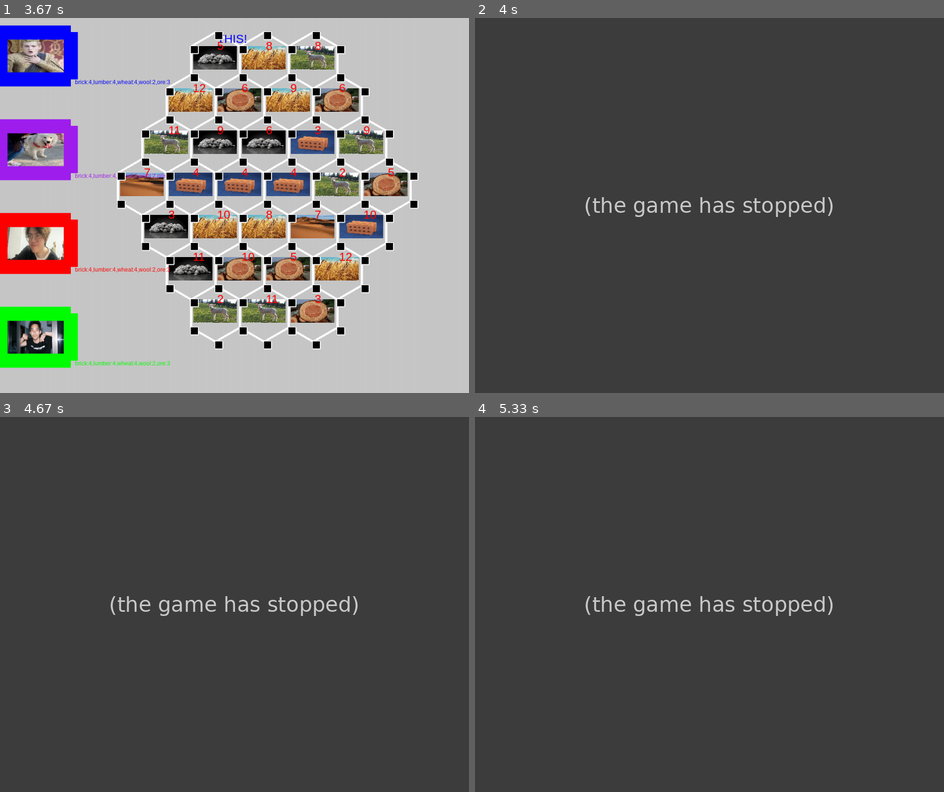
Above: before the commit, frames 1-4 (two rows, left to right).
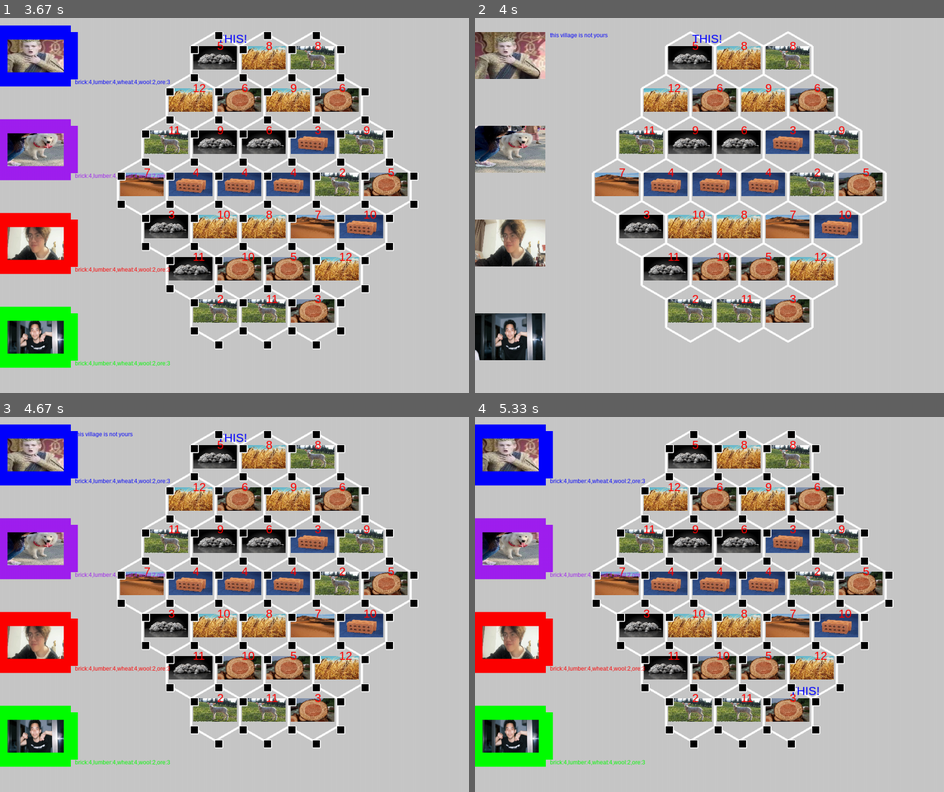
Above: after the commit, the same moments.

Repository: HAOzj/Practices-Python
Game: pygame game, started from pygame/catan/main.py
Same seed, same stepped clock (60 frames per second), same inputs: the game is played once before the commit and once after it.
Inputs:
- Up to frame 1 (3.67 s): hold Up 0.83-1.3 s; hold Right 1.33-1.8 s; hold Left 1.83-2.37 s; hold Down 2.4-3 s; tap F4 at 3.03 s
- Up to frame 2 (4 s): tap B at 3.77 s
- Up to frame 3 (4.67 s): hold Left 4.1-4.5 s; hold Up from 4.53 s (still down)
- Up to frame 4 (5.33 s): release Up at 4.9 s; hold Right from 4.93 s (still down)

Frame 1 is identical in both runs. In frame 2, 97% of the frame differs, in the area x 0-100%, y 0-100%; in frame 3, 98%; in frame 4, 98%.
Error before the commit: KeyError: <Vertex Sprite(in 1 groups)> (main.py line 189); the game stopped at 3.77 s (later frames are placeholders)

Commit message:
add comment; implement barter; demolition-related fixed

Diff:
--- a/pygame/catan/main.py
+++ b/pygame/catan/main.py
@@ -25,7 +25,14 @@
 
 
 def init_resource(hexs, color2player):
-    """玩家选择初始位置后获取初始资源"""
+    """玩家选择初始位置后获取初始资源
+
+    只有大城才能获取
+
+    Args:
+        hexs: 所有的资源tile
+        color2player: 颜色和玩家的映射
+    """
     for tile in hexs:
         resource = tile.res
         for vertex in [vertex for vertex in tile.vertices if vertex.color in color2player]:
@@ -157,8 +164,8 @@
     """升级村庄
 
     Args:
-        player:
-        tile:
+        player: 当前玩家
+        tile: 当前tile
         j: 角在tile的序号，从1开始
     """
     village = tile.vertices[j - 1]
@@ -177,16 +184,22 @@
 
 
 def demolish_road(player: Player, tile: Hexagon, j: int):
+    """拆除道路"""
     road = tile.edges[j - 1]
     player.demolish_road(road=road, color=Hexagon.INIT_COLOR)
     sleep(0.5)
 
 
 def demolish_village(player: Player, tile: Hexagon, j: int):
+    """拆除建筑，可以是小城亦可以是大城
+
+    Args:
+        player: 当前玩家
+        tile:
+        j: 角在tile的序号，从1开始
+    """
     village = tile.vertices[j - 1]
     player.demolish_village(village=village, color=Hexagon.INIT_COLOR)
-    player.point -= 1
-    player.huts.remove(village)
     sleep(0.5)
 
 
@@ -212,7 +225,7 @@
 def main():
     # 初始化游戏
     pygame.init()
-    pygame.mixer.init()
+    # pygame.mixer.init()
     # 创建游戏窗口
     screen = pygame.display.set_mode((WIDTH, HEIGHT))
 
@@ -334,6 +347,9 @@
                 player.pick_resource(tiles[i])
             elif keys[pygame.K_m]:  # 使用垄断卡
                 monopolize(player, players, tiles[i])
+            elif keys[pygame.K_F4]:
+                player.barter(tiles[i].res)
+                sleep(0.5)
 
             for jugador in players:
                 jugador.show_card()
--- a/pygame/catan/player.py
+++ b/pygame/catan/player.py
@@ -126,12 +126,22 @@
         return self.consume_resource(self.UPGRADE)
 
     def demolish_village(self, village, color):
+        """拆除村庄
+
+        归还资源，减少分数
+        """
         if village.color == self.color:
+            self.point -= village.level
+
+            # 归还资源
             for res in self.VILLAGE:
                 self + res
             if village.level == 2:
                 for res in self.UPGRADE:
                     self + res
+                self.towns.remove(village)
+            else:
+                self.huts.remove(village)
             village.change_color(color)
         else:
             self.screen.blit(
@@ -196,6 +206,13 @@
         )
 
     def confiscate(self, res):
+        """一种资源被剥夺"""
         num = self.resources[res]
         self.resources[res] = 0
         return {res: num}
+
+    def barter(self, res):
+        """用四张同种资源换一张CARD发展卡"""
+        if self.resources[res] >= 4:
+            self.develop_card.append(DevelopCard.CARD)
+            self.resources[res] -= 4
--- a/pygame/catan/vertex.py
+++ b/pygame/catan/vertex.py
@@ -49,11 +49,14 @@
     def change_color(self, color):
         self.color = color
         if color != INIT_COLOR:
-            self.level += 1
+            self.level = 1
             self._change_image()
+        else:
+            self.level = 0
+            self.image = pygame.surface.Surface((self.WIDTH, self.HEIGHT))
 
     def upgrade(self):
-        self.level += 1
+        self.level = 2
         self._change_image('../images/catan/town.jpeg')
 
     def __hash__(self):
